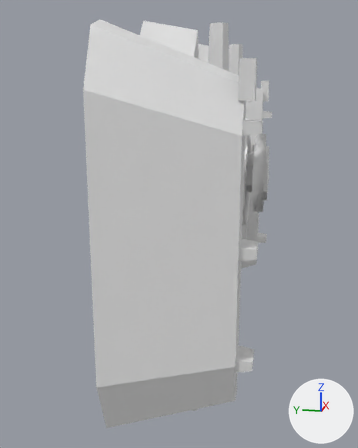
The OBJ model ArtSource/PSXv2/PSXv2_Player.obj: old version first, new version second.
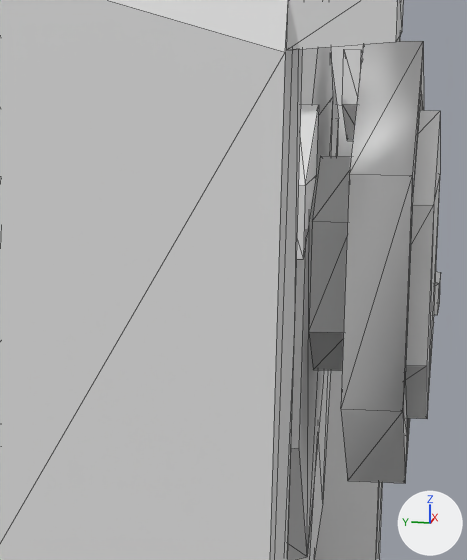
Each version appears first whole from a 50 mm camera at (-1.479, -0.368, 0.365) aimed at (-0.039, -0.081, 0.005), and next in a close-up on the part from 54% to 77% of the width and 28% to 50% of the height. Lighting does not change. The marker at lower right points along +X, +Y and +Z. The last two pictures show the newer version. The close-ups show mesh edges as thin lines. Where no turn or scale is listed for an object, it has been applied to the vertices.

The first close-up shows 'PSXv2_Player', 'PSXv2_Player_HitboxCore', 'PSXv2_Player_HitboxRing'.
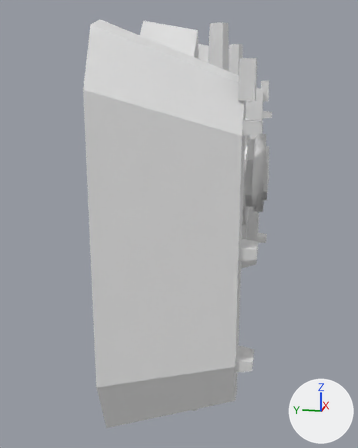
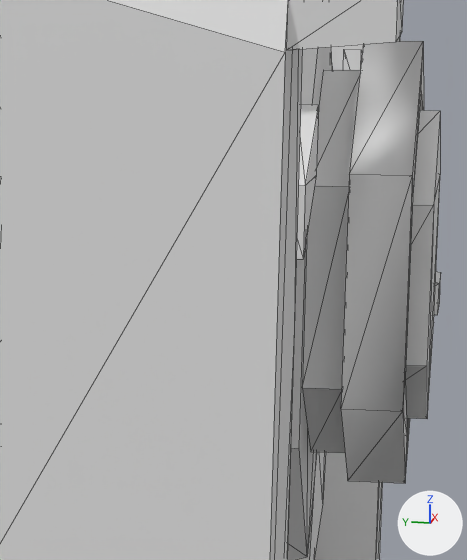
The change, as a list of edits to the scene's bpy script:
```text
Change me_psxv2_player:
    where me_psxv2_player.from_pydata(...)  # 346 vertices, 467 faces; spans x -0.56..0.56, y -0.335..0.0, z -0.382..0.562
    used by ob_psxv2_player; location = (0.0, 0.0, 0.0)
    me_psxv2_player part 1: the loose piece of 12 vertices spanning x -0.048..0.048, y -0.3..-0.28, z 0.104..0.216 is scaled about its middle by (1.79, 1, 1.79)
```

Boxes [x1, y1, x2, y2] around the edits, measured in the close-ups (467 x 560 px; the box of a moved part takes in the faces that stretch with it):
part 1 of me_psxv2_player, moved or reshaped: before [309, 156, 351, 371]; after [302, 69, 360, 453]
